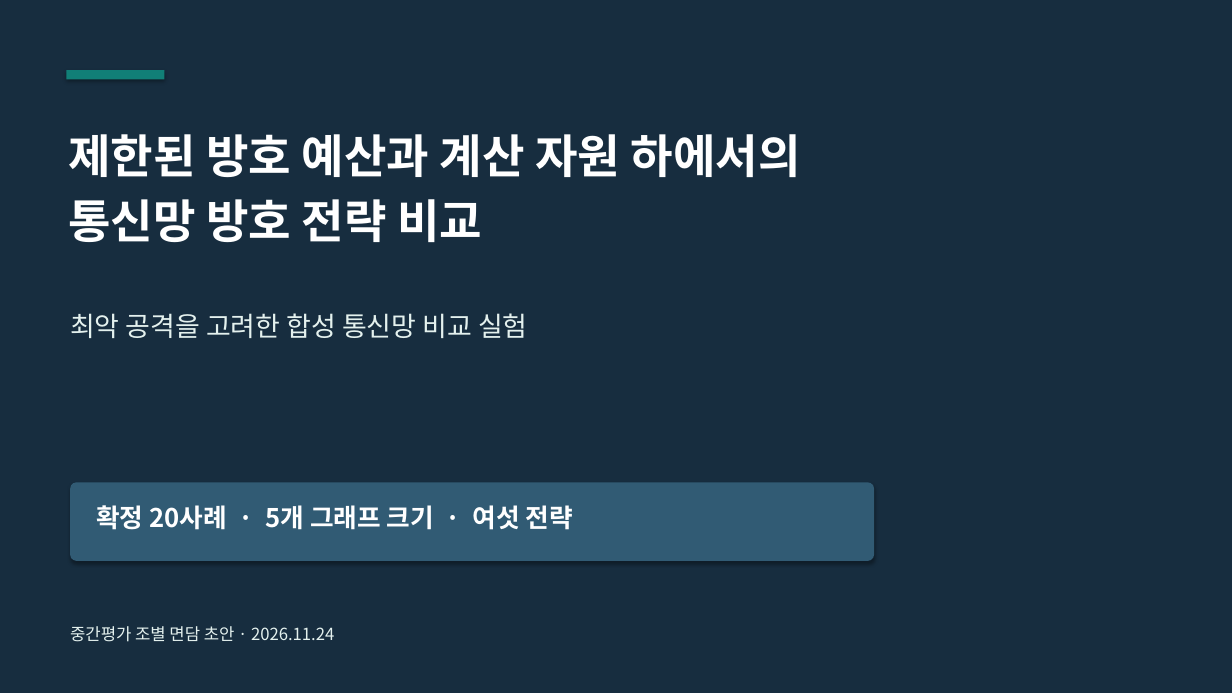
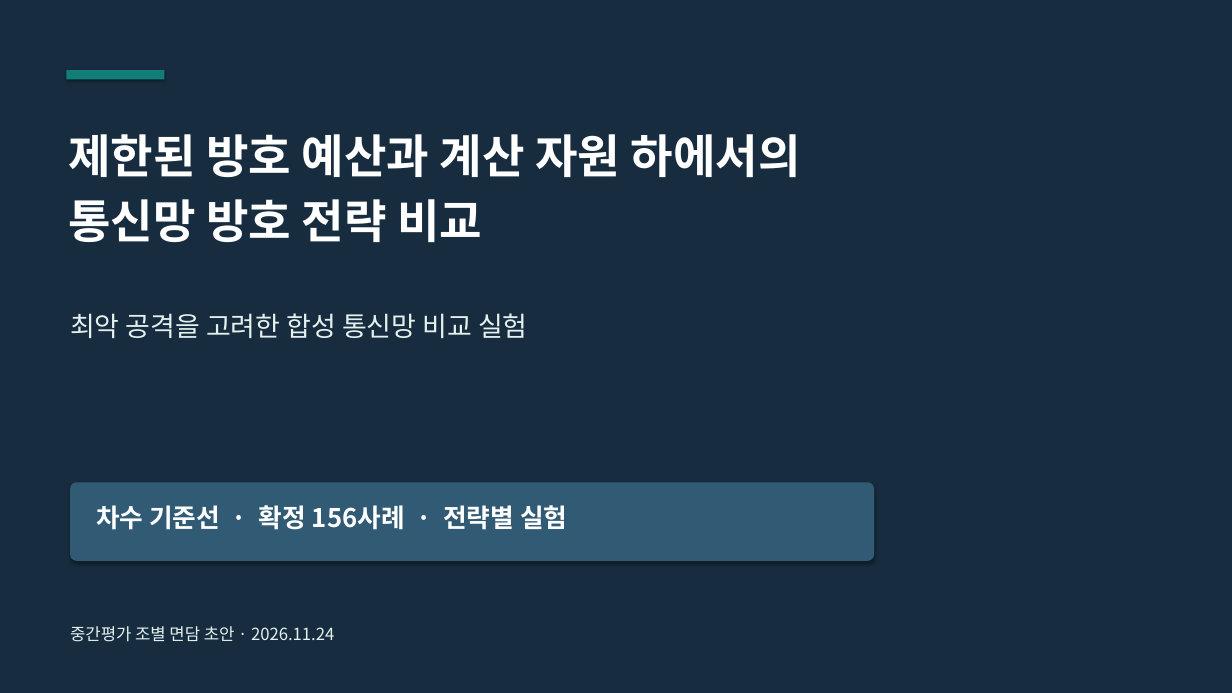
Before and after one commit to d86729/os-project-26-2, a slide deck: slide 1 of presentation/면담자료.pptx. Drawn at 1232x693 pixels with LibreOffice and Linux fonts; fonts in the diff are those of the drawing. Boxes give left, top, right and bottom in pixels: in the first picture for what was removed or moved away, otherwise in the second. Text is boxed around its words. In the diff, an @@ line names an element or a change of style, - is before the commit and + after.

```diff
--- a/presentation/면담자료.pptx
+++ b/presentation/면담자료.pptx
@@ text at <box>96,505,567,530</box>: text changed @@
-확정 20사례 · 5개 그래프 크기 · 여섯 전략
+차수 기준선 · 확정 156사례 · 전략별 실험
```
Also in this commit, not shown: 3 other slides changed, 1 slide added, 1 slide removed, 13 other files.
